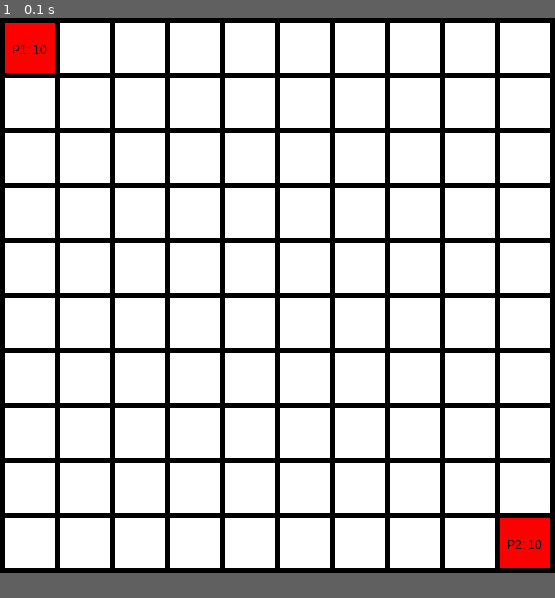
Above: before the commit, frame 1.
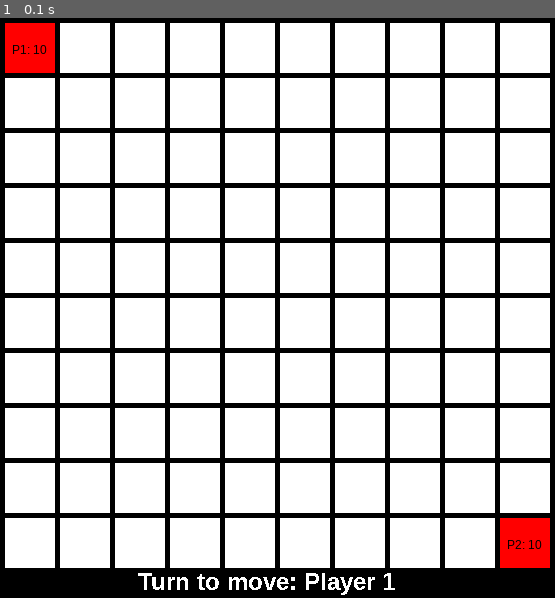
Above: after the commit, the same moment.

Repository: timofeev41/polytopia-pygame
Game: pygame game, started from game.py
Two runs of this game, one before a commit and one after it. Both use one fixed random seed, a clock stepped at 60 frames per second and the inputs below.
Inputs:
- Up to frame 1 (0.1 s): no input
The window is 555x555 before the commit and 555x580 after it. Grey fills any space a smaller window leaves; there, only what the larger window draws over its background counts as a difference.

The runs differ from the first frame. In frame 1, 0.5% of the frame differs, in the area x 24-72%, y 95-100%.

Commit message:
feat: player controller + move queue WIP

Diff:
--- a/controllers/grid.py
+++ b/controllers/grid.py
@@ -42,3 +42,7 @@
 
 
 GridController = _GridController()
+
+
+def create_game(amount_players: int = 2):
+    return GridController.get_grid()
--- a/controllers/move.py
+++ b/controllers/move.py
@@ -1,5 +1,6 @@
 import math
 from controllers.grid import GridController
+from controllers.player import PlayerController
 
 from schemas.player import Player
 
@@ -7,6 +8,11 @@
 class _MoveController:
     def __init__(self) -> None:
         self.selected_pos = None
+        # XXX: Player 1 always starts first
+        self._turn_player_id = 1
+
+    def get_turn_player_id(self):
+        return self._turn_player_id
 
     @staticmethod
     def is_valid_move(start, end) -> bool:
@@ -33,7 +39,7 @@
         if not self.selected_pos:
             if isinstance(current_cell, Player) and current_cell.id == 1:
                 self.selected_pos = (row, column)
-                print(f"Selected cell {self.selected_pos} - {(row, column)}")
+                print(f"Player {self._turn_player_id}: Selected cell {self.selected_pos} - {(row, column)}")
         else:
             initial_cell: Player = GridController.get_by_xy(*self.selected_pos)
             if not isinstance(current_cell, Player):
@@ -41,15 +47,16 @@
                     print("Invalid move")
                     return
 
-                print(f"Move cell {self.selected_pos} to {(row, column)}")
+                print(f"Player {self._turn_player_id}: Move cell {self.selected_pos} to {(row, column)}")
                 GridController.swap((row, column), self.selected_pos)
                 self.selected_pos = None
+                self._turn_player_id = PlayerController.get_next_player(self._turn_player_id).id
             elif isinstance(current_cell, Player) and current_cell.id != 1:
                 if self.is_fight(initial_cell, current_cell):
                     print(f'Fight: {initial_cell} vs {current_cell}')
                     GridController.modify_player(row, column, initial_cell.power)
                     return
-                print(f"Deseleted cell: {self.selected_pos}")
+                print(f"Player {self._turn_player_id}: Deseleted cell: {self.selected_pos}")
                 self.selected_pos = None
 
 
--- a/controllers/player.py
+++ b/controllers/player.py
@@ -11,4 +11,14 @@
 
         return player
 
+    def get_next_player(self, id: int) -> Player:
+        if not self.players.get(id):
+            raise ValueError('Player not found')
+
+        if not (next_player := self.players.get((id % len(self.players)) + 1)):
+            raise ValueError('Next player not found')
+
+        return next_player
+
+
 PlayerController = _PlayerController()
--- a/game.py
+++ b/game.py
@@ -1,6 +1,6 @@
 import pygame
 
-from controllers.grid import GridController
+from controllers.grid import GridController, create_game
 from controllers.move import MoveController
 from schemas.player import Player
 
@@ -13,24 +13,30 @@
 WIDTH = 50
 HEIGHT = 50
 MARGIN = 5
+Y_SHIFT = 25
 
-
-grid = GridController.get_grid()
+grid = create_game()
 
 pygame.init()
 
-WINDOW_SIZE = [555, 555]
+WINDOW_SIZE = [555, 580]
 screen = pygame.display.set_mode(WINDOW_SIZE)
 screen.fill(BLACK)
 
 pygame.display.set_caption("PolytopiaPy")
 
 escaped = False
-selected_pos = None
 
 clock = pygame.time.Clock()
+font = pygame.font.SysFont("Arial", 12)
+move_font = pygame.font.SysFont("Arial", 24, bold=True)
 
 while not escaped:
+    player_id_to_move = MoveController.get_turn_player_id()
+    move_queue_text = move_font.render(f'Turn to move: Player {player_id_to_move}', False, WHITE)
+    screen.blit(
+        move_queue_text, (WINDOW_SIZE[0] // 4, WINDOW_SIZE[1] - 30)
+    )
     for event in pygame.event.get():
         if event.type == pygame.QUIT:
             escaped = True
@@ -58,7 +64,6 @@
             )
             if isinstance(grid[row][column], Player):
                 # XXX: draw player info
-                font = pygame.font.SysFont("Arial", 12)
                 img = font.render(str(grid[row][column]), True, BLACK)
                 screen.blit(
                     img, ((MARGIN + WIDTH) * column + 12, (MARGIN + HEIGHT) * row + 25)
Not shown, changed: .gitignore
